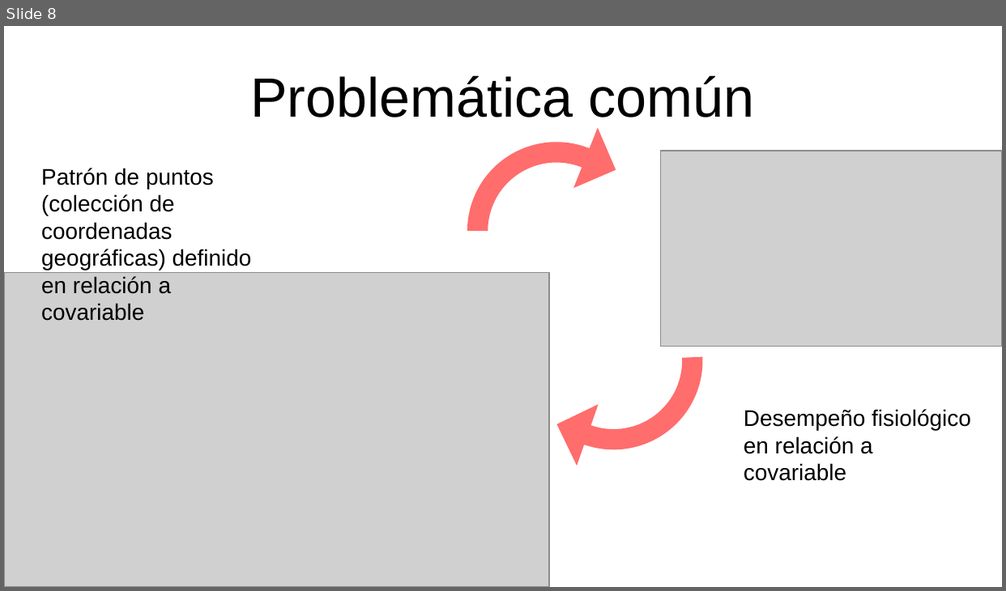
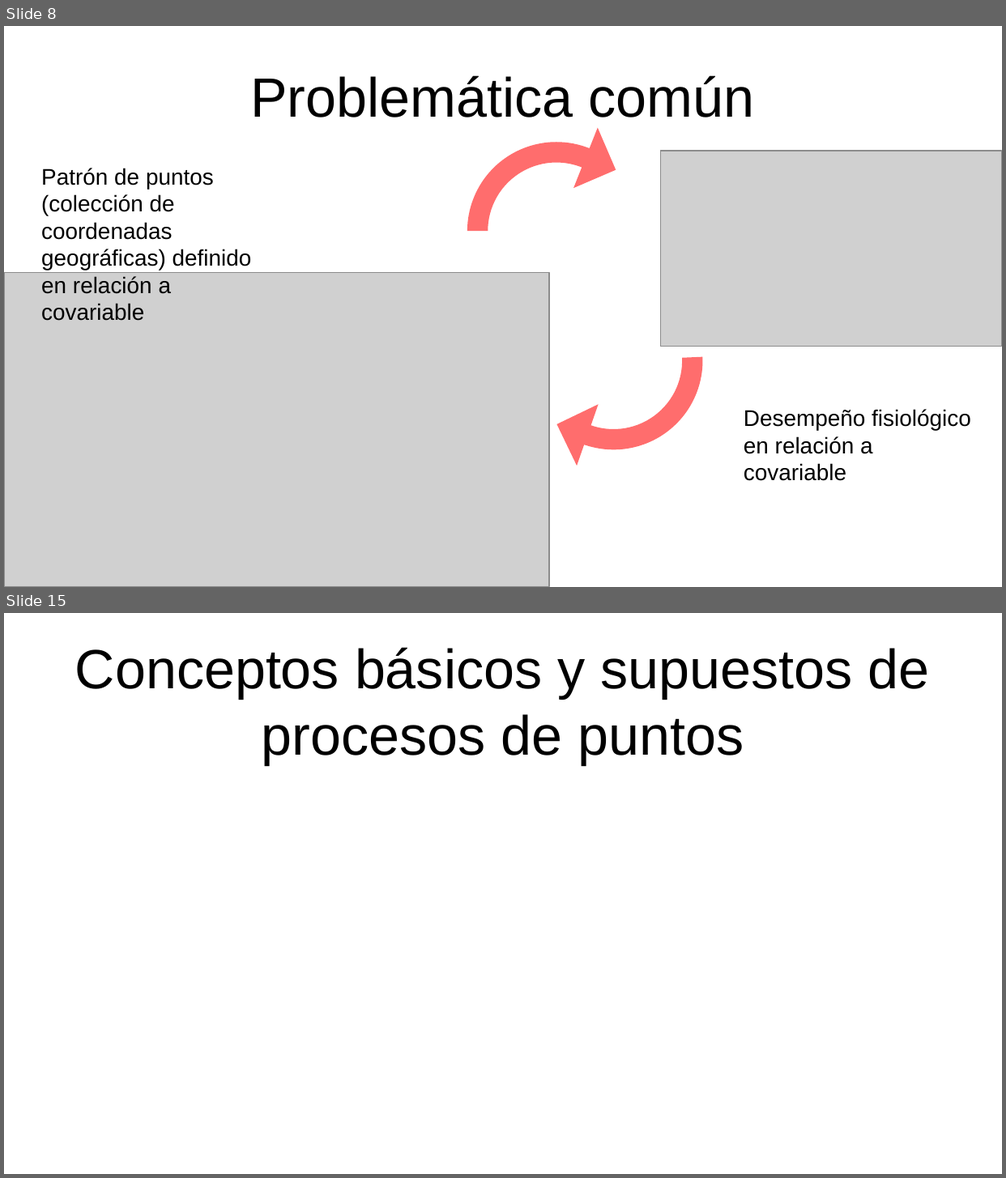
Before and after one commit to gerardommc/Ecologia-Teorica-II, a slide deck: Nicho/Caso-correlativo.odp. Shown one above the other, each under a label of ours: slide 8 before the commit, slides 8 and 15 after it; the slides between them are not shown. The pictures are 1006x591 and 1006x1178 pixels, drawn with LibreOffice and Linux fonts; fonts in the diff are those of the drawing; grey boxes stand for pictures. Boxes give left, top, right and bottom in pixels: in the first picture for what was removed or moved away, otherwise in the second. Text is boxed around its words. In the diff, an @@ line names an element or a change of style, - is before the commit and + after.

Commit message:
Procesos de puntos

```diff
--- a/Nicho/Caso-correlativo.odp
+++ b/Nicho/Caso-correlativo.odp
@@ slide 15 added at [4, 613, 1002, 1174], background #FFFFFF @@
@@ title added at [75, 647, 930, 765], 44 pt, text #000000 @@
+Conceptos básicos y supuestos de procesos de puntos
```
Also in this commit, not shown: 6 other slides added, 3 slides removed, 3 other files.
